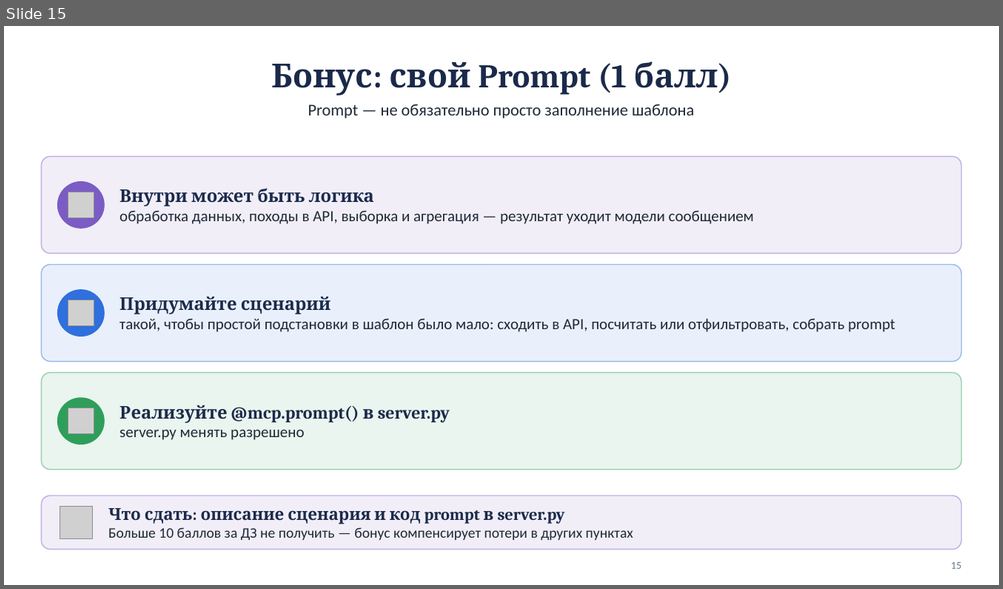
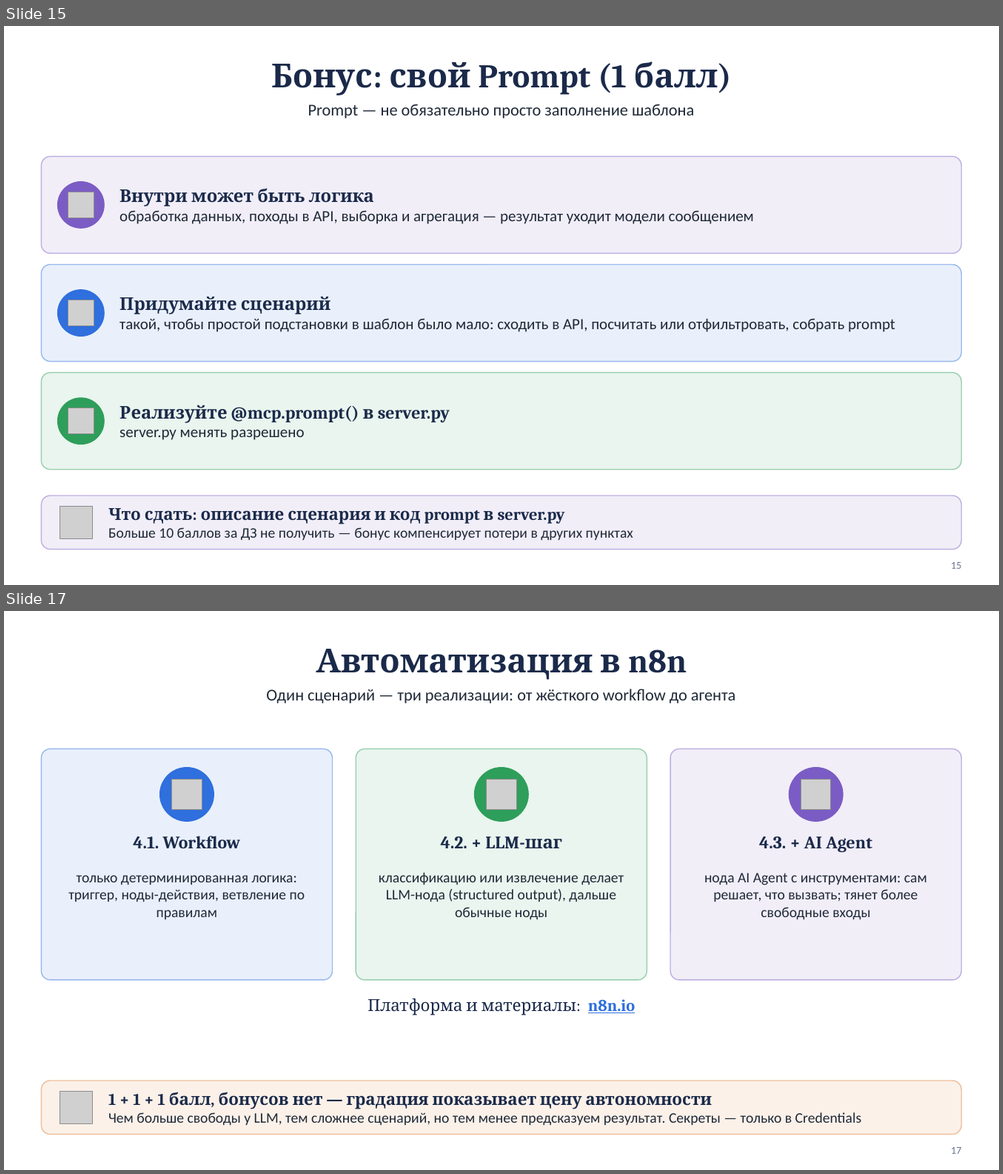
Before and after one commit to lpetrov02/aidd_week_04_mcp, a slide deck: materials/homework04_draft.pptx. Shown one above the other, each under a label of ours: slide 15 before the commit, slides 15 and 17 after it; the slides between them are not shown. The pictures are 1003x589 and 1003x1174 pixels, drawn with LibreOffice and Linux fonts; fonts in the diff are those of the drawing; grey boxes stand for pictures. Boxes give left, top, right and bottom in pixels: in the first picture for what was removed or moved away, otherwise in the second. Text is boxed around its words. In the diff, an @@ line names an element or a change of style, - is before the commit and + after.

```diff
--- a/materials/homework04_draft.pptx
+++ b/materials/homework04_draft.pptx
@@ slide 17 added at (x1=4, y1=611, x2=999, y2=1170), background #FFFFFF @@
@@ title added at (x1=316, y1=649, x2=686, y2=680), 32 pt, text #1B2A4A, bold @@
+Автоматизация в n8n
@@ text added at (x1=266, y1=689, x2=736, y2=703), 16 pt, text #1F2937 @@
+Один сценарий — три реализации: от жёсткого workflow до агента
@@ rounded rectangle added at (x1=41, y1=749, x2=333, y2=980), fill #2F6FDE at 10% opacity, outline #2F6FDE 1 pt @@
@@ rounded rectangle added at (x1=356, y1=749, x2=646, y2=980), fill #2E9E5B at 10% opacity, outline #2E9E5B 1 pt @@
@@ rounded rectangle added at (x1=670, y1=749, x2=962, y2=980), fill #7B5CC4 at 10% opacity, outline #7B5CC4 1 pt @@
@@ ellipse added at (x1=160, y1=768, x2=213, y2=821), fill #2F6FDE, outline #2F6FDE 1 pt @@
@@ picture added at (x1=172, y1=780, x2=202, y2=809) @@
@@ ellipse added at (x1=474, y1=768, x2=528, y2=821), fill #2E9E5B, outline #2E9E5B 1 pt @@
@@ picture added at (x1=486, y1=780, x2=516, y2=809) @@
@@ ellipse added at (x1=789, y1=768, x2=842, y2=821), fill #7B5CC4, outline #7B5CC4 1 pt @@
@@ picture added at (x1=801, y1=780, x2=831, y2=809) @@
@@ text added at (x1=133, y1=836, x2=241, y2=849), 17 pt, text #1B2A4A, bold @@
+4.1. Workflow
@@ text added at (x1=441, y1=837, x2=561, y2=849), 17 pt, text #1B2A4A, bold @@
+4.2. + LLM-шаг
@@ text added at (x1=759, y1=837, x2=872, y2=852), 17 pt, text #1B2A4A, bold @@
+4.3. + AI Agent
@@ text added at (x1=68, y1=875, x2=305, y2=920), 14 pt, text #1F2937 @@
+только детерминированная логика: триггер, ноды-действия, ветвление по правилам
@@ text added at (x1=378, y1=872, x2=623, y2=920), 14 pt, text #1F2937 @@
+классификацию или извлечение делает LLM-нода (structured output), дальше обычные ноды
@@ text added at (x1=704, y1=873, x2=927, y2=920), 14 pt, text #1F2937 @@
+нода AI Agent с инструментами: сам решает, что вызвать; тянет более свободные входы
@@ text added at (x1=367, y1=999, x2=634, y2=1016), 16 pt, text #1B2A4A @@
+Платформа и материалы: n8n.io
@@ rounded rectangle added at (x1=41, y1=1081, x2=962, y2=1135), fill #E07A2E at 10% opacity, outline #E07A2E 1 pt @@
@@ picture added at (x1=60, y1=1091, x2=93, y2=1125) @@
@@ text added at (x1=108, y1=1092, x2=862, y2=1126), 14 pt, text #1F2937 @@
+1 + 1 + 1 балл, бонусов нет — градация показывает цену автономности
+Чем больше свободы у LLM, тем сложнее сценарий, но тем менее предсказуем результат. Секреты — только в Credentials
@@ page number added at (x1=950, y1=1147, x2=961, y2=1154), 10 pt, text #64748B @@
+17
```
Also in this commit, not shown: 3 slides changed, 1 slide removed, 4 other files.
